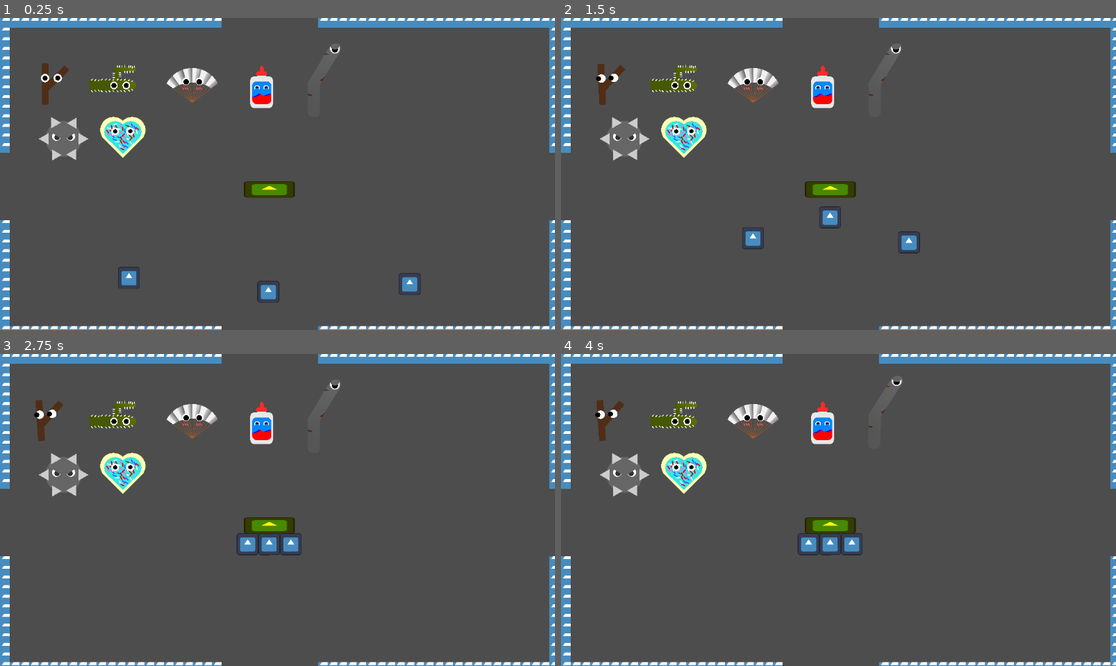
Above: before the commit, frames 1-4 (two rows, left to right).
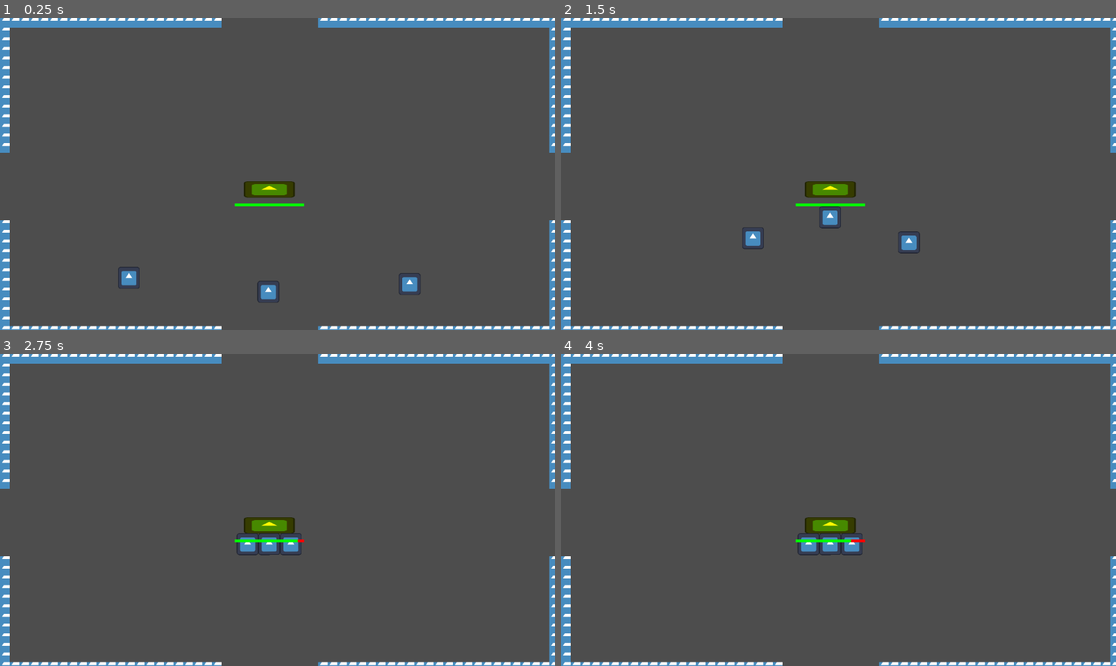
Above: after the commit, the same moments.

Repository: RainbowAsteroids/happy-birthday-bash
Game: Godot game, scene res://World/world.tscn
Same seed, same stepped clock (60 frames per second), same inputs: the game is played once before the commit and once after it. The engine's default icon, where the game draws it, is replaced by a stand-in: a white triangle on a blue panel in a dark square.
Inputs (mouse positions are in pixels of both pictures, inside the frame that each line leads up to):
- Up to frame 1 (0.25 s): no input
- Up to frame 2 (1.5 s): tap Enter (ui_accept) at 0.5, 0.77 s; move the mouse to (610, 83) at 0.52 s; click (610, 83) at 0.67 s; move the mouse to (672, 77) at 1.27 s; click (672, 77) at 1.42 s
- Up to frame 3 (2.75 s): tap Enter (ui_accept) at 1.52 s; move the mouse to (194, 422) at 2.02 s; click (194, 422) at 2.17 s
- Up to frame 4 (4 s): tap Enter (ui_accept) at 2.75, 3.02, 3.5, 3.77 s; move the mouse to (821, 422) at 2.77 s; click (821, 422) at 2.92 s; move the mouse to (888, 400) at 3.52 s; click (888, 400) at 3.67 s

The runs differ from the first frame. In frame 1, 3.2% of the frame differs, in the area x 7-62%, y 9-61%; in frame 2, 3.2%; in frame 3, 3.2%, in the area x 6-62%, y 9-61%; in frame 4, 3.2%.

Commit message:
add cake health bar and cake damage; ref #7

Diff:
--- a/Cake/Cake.gd
+++ b/Cake/Cake.gd
@@ -4,5 +4,15 @@
 
 @export var health := 100.0
 
+@onready var area := $Area2D as Area2D
+
 func _init():
 	Cake.instance = self
+
+func _physics_process(delta: float):
+	for body in area.get_overlapping_bodies():
+		if body is Enemy:
+			health -= body.damage * delta
+
+	if health <= 0:
+		print("ded")
--- /dev/null
+++ b/Cake/HealthBar.gd
@@ -0,0 +1,52 @@
+@tool
+extends Node2D
+
+@export var length := 150:
+	set(value):
+		length = value
+		queue_redraw()
+
+@export var background_color := Color.RED:
+	set(value):
+		background_color = value
+		queue_redraw()
+
+@export var foreground_color := Color.GREEN:
+	set(value):
+		foreground_color = value
+		queue_redraw()
+
+@export var width := 5.0:
+	set(value):
+		width = value
+		queue_redraw()
+
+@onready var cake := get_parent() as Cake
+@onready var initial_health := cake.health
+
+func _process(_delta):
+	queue_redraw()
+
+func _draw():
+	var half_length := length / 2
+
+	var green_length: float
+
+	if cake.health <= 0:
+		green_length = 0
+	else:
+		green_length = (cake.health / initial_health) * length
+
+	draw_line(
+		Vector2(-half_length, 0),
+		Vector2(length - half_length, 0),
+		background_color,
+		width
+	)
+
+	draw_line(
+		Vector2(-half_length, 0),
+		Vector2(green_length - half_length, 0),
+		foreground_color,
+		width
+	)
--- a/Cake/cake.tscn
+++ b/Cake/cake.tscn
@@ -1,7 +1,8 @@
-[gd_scene load_steps=5 format=3 uid="uid://kyp60bl755aw"]
+[gd_scene load_steps=6 format=3 uid="uid://kyp60bl755aw"]
 
 [ext_resource type="Texture2D" uid="uid://cc2j3r46e7v2x" path="res://icon.svg" id="1_pf7ic"]
 [ext_resource type="Script" path="res://Cake/Cake.gd" id="1_tqfv3"]
+[ext_resource type="Script" path="res://Cake/HealthBar.gd" id="3_o5ogn"]
 
 [sub_resource type="RectangleShape2D" id="RectangleShape2D_8rr22"]
 size = Vector2(295, 95)
@@ -22,13 +23,23 @@
 metadata/_edit_lock_ = true
 
 [node name="CollisionShape2D" type="CollisionShape2D" parent="."]
+visible = false
 position = Vector2(0.5, -0.5)
 shape = SubResource("RectangleShape2D_8rr22")
 metadata/_edit_lock_ = true
 
 [node name="Area2D" type="Area2D" parent="."]
+visible = false
+collision_mask = 9
 metadata/_edit_lock_ = true
 
 [node name="CollisionShape2D" type="CollisionShape2D" parent="Area2D"]
 shape = SubResource("RectangleShape2D_i7ehi")
 debug_color = Color(0.976471, 0, 0.4, 0.419608)
+
+[node name="HealthBar" type="Node2D" parent="."]
+z_index = 10
+position = Vector2(0, 88.8889)
+script = ExtResource("3_o5ogn")
+length = 400
+width = 15.0
--- a/Weapon/Pipe/pipe.tscn
+++ b/Weapon/Pipe/pipe.tscn
@@ -6,8 +6,8 @@
 [ext_resource type="PackedScene" uid="uid://um068gckkmmf" path="res://Weapon/weapon_collision_handler.tscn" id="4_horvj"]
 
 [sub_resource type="CapsuleShape2D" id="CapsuleShape2D_w4elr"]
-radius = 23.0087
-height = 114.034
+radius = 29.5221
+height = 87.3416
 
 [node name="Pipe" type="RigidBody2D"]
 collision_layer = 4
@@ -19,18 +19,19 @@
 durability = 40
 
 [node name="Sprites" type="Node2D" parent="."]
+scale = Vector2(0.8, 0.8)
 
 [node name="Pipe" type="Sprite2D" parent="Sprites"]
 scale = Vector2(0.05, 0.05)
 texture = ExtResource("2_kb0ov")
 
 [node name="CollisionShape2D" type="CollisionShape2D" parent="."]
-position = Vector2(1, -31)
+position = Vector2(6, -29)
 rotation = 0.5166
 shape = SubResource("CapsuleShape2D_w4elr")
 
 [node name="CollisionShape2D2" type="CollisionShape2D" parent="."]
-position = Vector2(-20, 27)
+position = Vector2(-13, 27)
 rotation = 0.00978827
 shape = SubResource("CapsuleShape2D_w4elr")
 
--- a/World/world.tscn
+++ b/World/world.tscn
@@ -1,18 +1,11 @@
-[gd_scene load_steps=18 format=3 uid="uid://dkphvvx1s48hi"]
+[gd_scene load_steps=11 format=3 uid="uid://dkphvvx1s48hi"]
 
 [ext_resource type="PackedScene" uid="uid://bph5vow85w8do" path="res://ball.tscn" id="1_f4dmd"]
 [ext_resource type="Script" path="res://World/spinnyboi.gd" id="2_p7rve"]
 [ext_resource type="Texture2D" uid="uid://cc2j3r46e7v2x" path="res://icon.svg" id="3_ivn4p"]
 [ext_resource type="PackedScene" uid="uid://kyp60bl755aw" path="res://Cake/cake.tscn" id="4_2ehdc"]
 [ext_resource type="PackedScene" uid="uid://b5ijahjdcyd0y" path="res://Enemy/enemy.tscn" id="5_c162b"]
-[ext_resource type="PackedScene" uid="uid://ppkvtrwk7ipd" path="res://Weapon/Stick/Stick.tscn" id="7_glkn3"]
 [ext_resource type="PackedScene" uid="uid://c7i5kuuhsy4tp" path="res://Enemy/enemy_spawner.tscn" id="7_hxux6"]
-[ext_resource type="PackedScene" uid="uid://r6u5udtbm6jn" path="res://Weapon/Cactus/cactus.tscn" id="7_wwsfe"]
-[ext_resource type="PackedScene" uid="uid://bw8q50xti3s4n" path="res://Weapon/Pipe/pipe.tscn" id="8_qyu74"]
-[ext_resource type="PackedScene" uid="uid://q3onn125gdt7" path="res://Weapon/Glue/glue.tscn" id="10_g2gcj"]
-[ext_resource type="PackedScene" uid="uid://ddwrunmww2qba" path="res://Weapon/Fan/fan.tscn" id="11_koefx"]
-[ext_resource type="PackedScene" uid="uid://bwfqljprf240h" path="res://Weapon/SpikeyBall/spikey_ball.tscn" id="12_h34yp"]
-[ext_resource type="PackedScene" uid="uid://dix336iqjmom1" path="res://Weapon/SugarCookie/sugar_cookie.tscn" id="13_a75f8"]
 
 [sub_resource type="TileSetAtlasSource" id="TileSetAtlasSource_xu6c7"]
 texture = ExtResource("3_ivn4p")
@@ -108,24 +101,3 @@
 [node name="CollisionShape2D" type="CollisionShape2D" parent="oldstyle/PinJoint2D/StaticBody2D"]
 shape = SubResource("RectangleShape2D_psh5m")
 metadata/_edit_lock_ = true
-
-[node name="Stick" parent="." instance=ExtResource("7_glkn3")]
-position = Vector2(114, 137)
-
-[node name="Cactus" parent="." instance=ExtResource("7_wwsfe")]
-position = Vector2(234, 126)
-
-[node name="Fan" parent="." instance=ExtResource("11_koefx")]
-position = Vector2(399, 140)
-
-[node name="Glue" parent="." instance=ExtResource("10_g2gcj")]
-position = Vector2(543, 143)
-
-[node name="Pipe" parent="." instance=ExtResource("8_qyu74")]
-position = Vector2(673, 129)
-
-[node name="SpikeyBall" parent="." instance=ExtResource("12_h34yp")]
-position = Vector2(132, 251)
-
-[node name="SugarCookie" parent="." instance=ExtResource("13_a75f8")]
-position = Vector2(255, 244)
